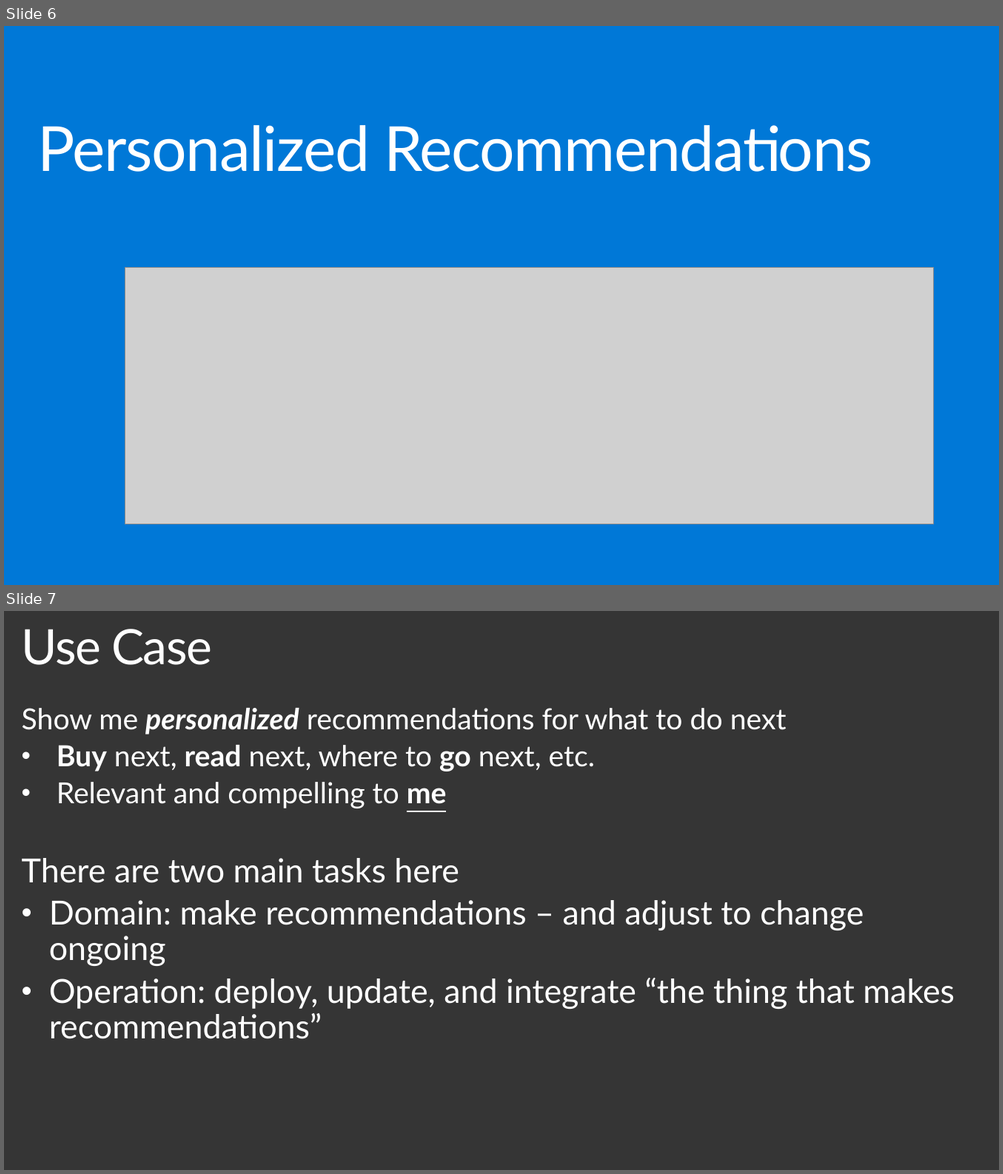
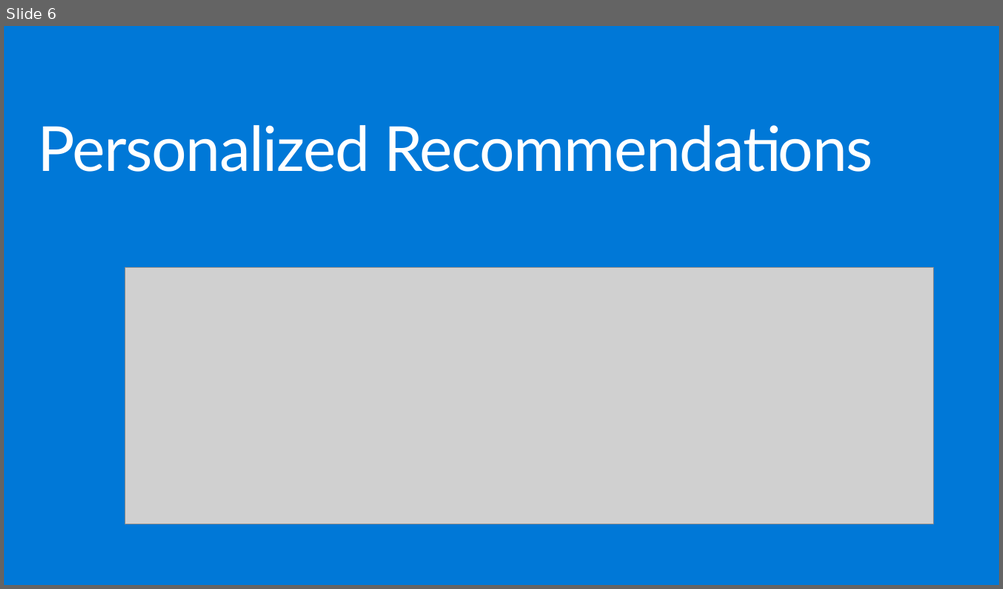
Before and after one commit to plzm/events, a slide deck: GraniteStateCodeCamp2019/gscc19-pelazem.pptx. Shown one above the other, each under a label of ours: slides 6 and 7 before the commit, slide 6 after it. The pictures are 1003x1174 and 1003x589 pixels, drawn with LibreOffice and Linux fonts; fonts in the diff are those of the drawing; grey boxes stand for pictures; background and template pictures are left out. Boxes give left, top, right and bottom in pixels: in the first picture for what was removed or moved away, otherwise in the second. Text is boxed around its words. In the diff, an @@ line names an element or a change of style, - is before the commit and + after.

```diff
--- a/GraniteStateCodeCamp2019/gscc19-pelazem.pptx
+++ b/GraniteStateCodeCamp2019/gscc19-pelazem.pptx
@@ slide 7 removed at bbox=[4, 611, 999, 1170], background picture (left out) @@
@@ title removed at bbox=[22, 629, 212, 665] @@
-Use Case
@@ text removed at bbox=[22, 708, 954, 1039] @@
-Show me personalized recommendations for what to do next
-• Buy next, read next, where to go next, etc.
-• Relevant and compelling to me
-There are two main tasks here
-• Domain: make recommendations – and adjust to change ongoing
-• Operation: deploy, update, and integrate “the thing that makes recommendations”
```
Also in this commit, not shown: 2 slides changed, 2 slides added, 6 other slides removed, 1 other file.
